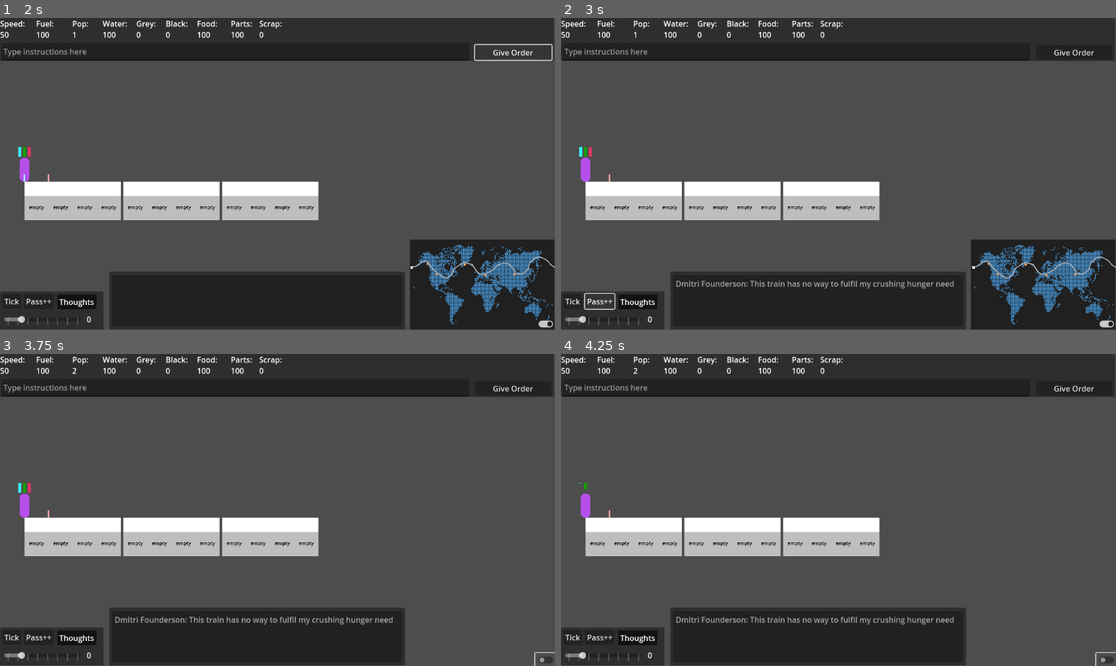
Above: before the commit, frames 1-4 (two rows, left to right).
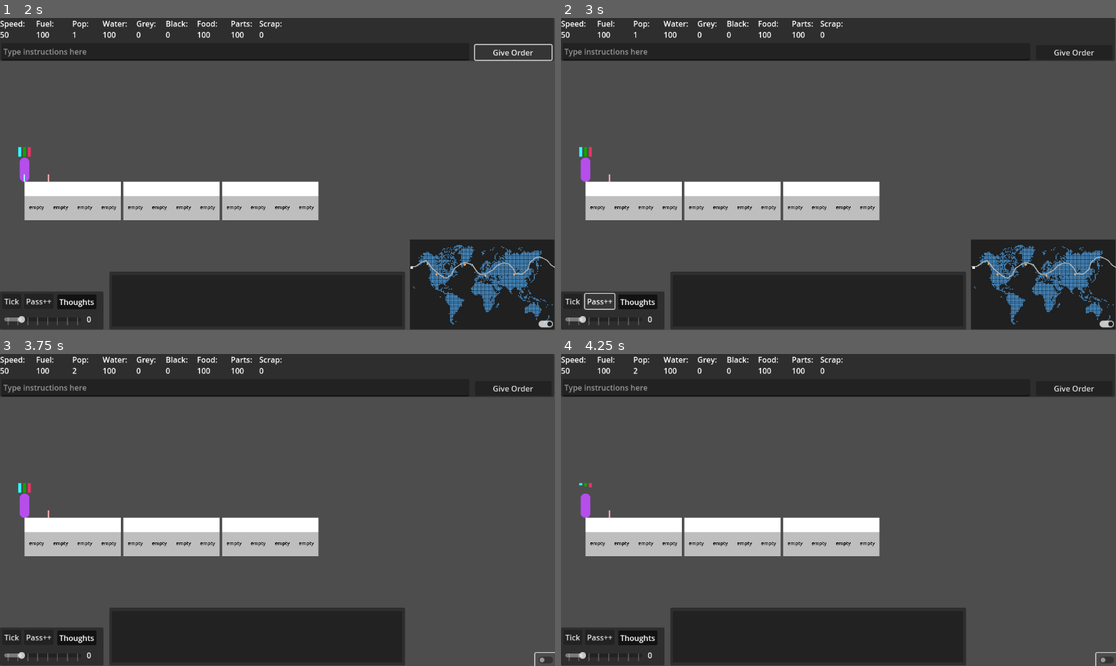
Above: after the commit, the same moments.

Repository: Sphinx111/ed_and_morgs_train_builder
Game: Godot game, scene res://Scenes/traincar.tscn
Same seed, same stepped clock (60 frames per second), same inputs: the game is played once before the commit and once after it.
Inputs (mouse positions are in pixels of both pictures, inside the frame that each line leads up to):
- Up to frame 1 (2 s): click (233, 52) at 0.52 s; type "12" at 0.6 s; click "Give Order" at 1.25 s
- Up to frame 2 (3 s): click "Tick" at 2 s; click "Pass++" at 2.75 s
- Up to frame 3 (3.75 s): click (543, 659) at 3.5 s
- Up to frame 4 (4.25 s): no input

Frame 1 is identical in both runs. In frame 2, 0.5% of the frame differs, in the area x 20-71%, y 84-87%; in frame 3, 0.5%; in frame 4, 0.5%, in the area x 3-71%, y 41-87%.

Commit message:
Undone attempt to recalc just single slices of the navMap

Diff:
--- a/Globals.gd
+++ b/Globals.gd
@@ -11,7 +11,7 @@
 # Module Variables
 var module_width : int = 50
 var module_height : int = 50
-var module_refund_percentage : float = 0.5
+var refund_module_fraction : float = 0.5
 
 # Production ratios
 var scrap_to_mech_ratio : float = 0.2 # 5 Scrap to make 1 mech parts
@@ -43,3 +43,5 @@
 const SAFETY_CUTOFF = 4
 const USE_BOTH = 5
 const USE_EITHER = 6
+const CUSTOMERS_FULL = 0
+const CUSTOMERS_HAS_SPACE = 1
--- a/Helpers.gd
+++ b/Helpers.gd
@@ -10,3 +10,13 @@
 		else:
 			return Globals.SAFETY_CUTOFF
 	return Globals.RESULT_OK
+
+## Convert a [carPos,modulePos] position into a flat index value
+func coords_to_index(pos2d : Array) -> int:
+	return (pos2d[0] * Globals.modules_per_car) + pos2d[1]
+
+## Convert a flat index point to a 2d array of [CarPos, modulePos]
+func index_to_coords(index : int) -> Array[int]:
+	var modulePos : int = index % Globals.modules_per_car
+	var carPos : int = index / Globals.modules_per_car
+	return [carPos, modulePos]
--- a/Modules/Services/BasicWaterProvider.gd
+++ b/Modules/Services/BasicWaterProvider.gd
@@ -4,7 +4,7 @@
 
 func init():
  outputType = "thirst"
- outputRate = 0.05
+ outputRate = 0.1
 
  inputType1 = "clean_water"
  input1_needed = 1.0
--- a/Modules/module.gd
+++ b/Modules/module.gd
@@ -23,14 +23,12 @@
 var serves_needs : Array[String] = []
 var customers : Array[Passenger] = []
 var service_speed_modifier = 1.0
+var maxCustomers : int = 0
 
 
 # Production Variables
 var producers : Array[ProductionProvider] = []
 var workers_needed : int = 0
-var ticks_to_produce : int = 1    # How many ticks needed to finish production
-var production_rate = 1.0
-var progress : float = 0.0    # For modules that take more than one tick to produce a material
 var workers : Array[Passenger] = []
 var workType : String = "any"
 
@@ -42,7 +40,9 @@
 	position.x = sequence * Globals.module_width
 
 func can_enter(myPassenger : Passenger) -> bool:
-	return true
+	if maxCustomers == 0 or customers.size() < maxCustomers:
+		return true
+	return false
 
 func worker_can_enter(newWorker : Passenger) -> bool:
 	if enabled == false or workers.size() >= workers_needed:
@@ -82,6 +82,8 @@
 	if customers.has(newCustomer) == false:
 		customers.append(newCustomer)
 		$DebugCustomerCount.text = "" + String.num_int64(customers.size())
+		if customers.size() == maxCustomers:
+			parentCar.update_needs_maps(serves_needs, sequence, Globals.CUSTOMERS_FULL)
 		for service in services:
 			if service.trigger_once == true:
 				service.serve_customer(newCustomer, parentTrain, self)
@@ -93,6 +95,8 @@
 
 ## Used by external classes telling module to remove
 func notify_remove_customer(currentCustomer : Passenger):
+	if customers.size() == maxCustomers:
+		parentCar.update_needs_maps(serves_needs, sequence, Globals.CUSTOMERS_HAS_SPACE)
 	customers.erase(currentCustomer)
 	$DebugCustomerCount.text = "" + String.num_int64(customers.size())
 
@@ -148,8 +152,6 @@
 	producers = []
 	serves_needs = []
 	workers_needed = 0
-	progress = 0.0
-	ticks_to_produce = 1
 	$Outline.color = Color.GRAY
 
 	# Kick out any customers when module type changes
@@ -163,6 +165,7 @@
 		$Outline.color = Color.AQUA
 		var basicWaterProvider = BasicWaterProvider.new()
 		add_service(basicWaterProvider)
+		maxCustomers = 4
 
 		# Setup production
 		var basicCleanWaterProducer = BasicCleanWaterProducer.new()
@@ -175,16 +178,19 @@
 		var basicBedProvider = BasicBedProvider.new()
 		add_service(showerProvider)
 		add_service(basicBedProvider)
+		maxCustomers = 4
 	elif newType == "kitchen":
 		$Outline.color = Color.BISQUE
 		var basicFoodProvider = BasicFoodProvider.new()
 		var basicWaterProvider = BasicWaterProvider.new()
 		add_service(basicFoodProvider)
 		add_service(basicWaterProvider)
+		maxCustomers = 10
 	elif newType == "farm":
 		$Outline.color = Color.SEA_GREEN
 		var basicFoodProvider = BasicFoodProvider.new()
 		add_service(basicFoodProvider)
+		maxCustomers = 5
 
 		# Setup production
 		var food1Producer = BasicFood1Producer.new()
@@ -194,7 +200,6 @@
 		$Outline.color = Color.SANDY_BROWN
 		var scrapCollector = BasicScrapCollector.new()
 		add_producer(scrapCollector)
-		production_rate = 5.0
 	elif newType == "mech_parts":
 		$Outline.color = Color.SANDY_BROWN
 		var partsProducer = ScrapToMechProducer.new()
--- a/PassengerMap.gd
+++ b/PassengerMap.gd
@@ -93,6 +93,87 @@
 	outputDict[mapType] = directionsMap.duplicate()
 	pass
 
+func modify_several_needs_maps(needsArray : Array[String], trainPos : Array[int], newState : int):
+	for need in needsArray:
+		update_map_segment(needsLocations, need, needsMaps, trainPos, newState)
+
+func update_map_segment(locationsMap, mapType : String, outputDict, position2d : Array, newState : int):
+	# Placeholder - Just recalculate the entire map until this function works properly
+	calc_direction_weights(locationsMap, mapType, outputDict)
+
+	# Update the directions map, limited to the slice of array affected by the changed position
+	var changed_index = Helpers.coords_to_index(position2d)
+	var isLeftmost : bool = false
+	var isRightmost : bool = true
+	var outputMap : Array[int] = outputDict[mapType]
+
+	# Identify whether this module is the only one, or first/last on the train
+	#TODO: Need a custom find left/right function here, builtin finds don't work right
+	var findRight = outputDict[mapType].rfind(0, 0)
+	var findLeft = outputDict[mapType].find(0, 0)
+
+	if findRight < changed_index or findRight == -1:
+		isRightmost = true
+	elif findLeft > changed_index or findLeft == -1:
+		isLeftmost = true
+
+	# Update the location map for this one position only
+	locationsMap[mapType][position2d[0]][position2d[1]] = newState
+
+	# REMOVING a module from map
+	if newState == Globals.CUSTOMERS_FULL:
+		# If this was the only module of its kind
+		if isLeftmost and isRightmost:
+			outputDict[mapType].fill(9999)
+			return
+
+		var i : int = 0
+
+		# If the module is the leftmost, updating is easy
+		# Start from start of map, and update forwards until you find a pointer to the next module
+		if isLeftmost:
+			var nextVal = 0 - findRight
+			while i < findRight:
+				# If we reach an existing pointer to next module, stop updating
+				if i > changed_index and outputMap[i] > 0:
+					return
+				outputDict[mapType][i] = nextVal
+				nextVal -= 1
+				i += 1
+			return
+
+		# Similarly, if module is rightmost, updating is easy
+		# Start at the end of map, and update backwards until you find a pointer to the previous module
+		if isRightmost:
+			i = outputMap.size()-1
+			var nextVal = findLeft - i
+			while i > findLeft:
+				if i < changed_index and outputMap[i] < 0:
+					return
+				outputDict[mapType][i] = nextVal
+				nextVal += 1
+				i -= 1
+			return
+
+		# If we get to this point, we have removed a module that is between two other modules
+		# findLeft holds the position of the module to the left
+		# findRight holds the position of the module to the right
+		# We're just going to iterate through positions between left and right, updating as we go
+		i = findLeft + 1
+		var nextVal = -1
+		var midPoint = findLeft + ((findRight - findLeft) / 2)
+		while i < findRight:
+			if i == midPoint:
+				nextVal = findRight - midPoint
+			outputDict[mapType][i] = nextVal
+			i += 1
+
+	# ADDING a module in - for now just rebuild the whole map
+	if newState == Globals.CUSTOMERS_HAS_SPACE:
+		calc_direction_weights(locationsMap, mapType, outputDict)
+		pass
+
+
 func get_direction_from_to(position : Array[int], type : String, mapToUse: String) -> int:
 	var index = -1
 	index = position[0] * 4 + position[1]
--- a/Train.gd
+++ b/Train.gd
@@ -77,9 +77,10 @@
 		print_debug("Error: Invalid Build position: " + String.num_int64(carNum) + ":" + String.num_int64(position))
 		return
 
-	var cost : float = ModuleBase.build_cost[type]
-	if gather_res("mech_parts", cost) == Globals.NO_RESOURCES:
-		return
+	if type != "empty":
+		var cost : float = ModuleBase.build_cost[type]
+		if gather_res("mech_parts", cost) == Globals.NO_RESOURCES:
+			return
 
 	var typesToRemove : Array[String] = carriages[carNum].modules[position].serves_needs.duplicate()
 	carriages[carNum].add_module(type, position)
@@ -127,6 +128,9 @@
 	if workType != "" and workType != "any":
 		passengerMap.update_single_work_type_map(workType)
 
+func update_needs_maps(needsArray : Array[String], position : Array[int], newState : int):
+	passengerMap.modify_several_needs_maps(needsArray, position, newState)
+
 # Return a simple array of where each type of need can be met for passengers
 func get_location_map_for_type(need_type_to_find : String) -> Array:
 	var result = []
--- a/passenger.gd
+++ b/passenger.gd
@@ -49,12 +49,17 @@
 	manager = get_parent()
 	parentTrain = manager.get_parent()
 	_ready_debug_displays()
+	_init_random_needs()
 
 func _ready_debug_displays():
 	if Globals.passenger_debug == true:
 		$DebugThirst.show()
 		$DebugHunger.show()
 		$DebugRest.show()
+
+func _init_random_needs():
+	for key in needs:
+		needs[key] = randf_range(0.0, 0.5)
 
 func _process(delta) -> void:
 	if is_in_module == false:
--- a/traincar.gd
+++ b/traincar.gd
@@ -4,6 +4,7 @@
 
 # The car's position in the train
 var sequence : int = 0
+var parentTrain : Train = null
 
 # helper variable to hold the current luxury level of the car
 var luxury : float = 0.0
@@ -16,6 +17,7 @@
 	position.x = sequence * (Globals.car_length + Globals.car_separation)
 	$Outline.size.x = Globals.car_length
 	$Outline.size.y = Globals.car_height
+	parentTrain = get_parent()
 
 	for i in range(4):
 		init_module("empty", i)
@@ -63,3 +65,6 @@
 		if modules[i].needs_worker(work_type_to_find):
 			result[i] = 1
 	return result
+
+func update_needs_maps(needsArray : Array[String], modulePos : int, newState : int):
+	parentTrain.update_needs_maps(needsArray, [sequence, modulePos], newState)
Binary file removed: images/Watercolour_test1_949_4_panel.png
Not shown, removed: images/Watercolour_test1_949_4_panel.png.import
